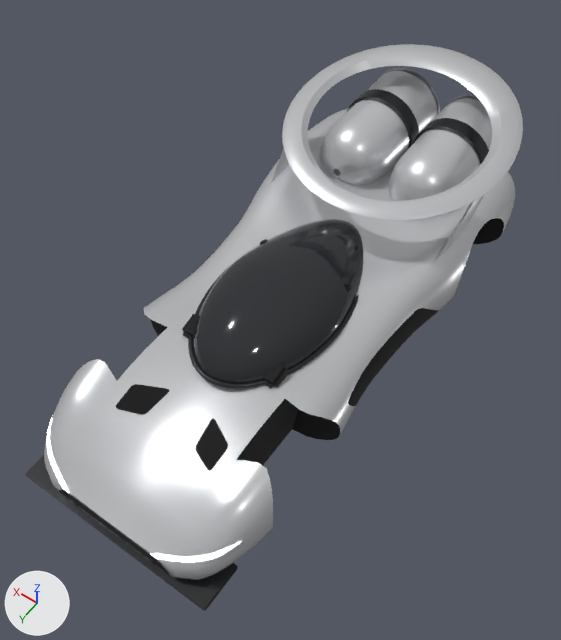
Renders of the Blender file models/source/atlas.blend from each side of a commit.
The view is the same before and after, from a 50 mm camera at (-2.55, 3.88, 6.12) aimed at (-0.09, 0.43, 0.71). Lighting does not change. The marker at lower left points along +X, +Y and +Z. The older version comes first.

Names of what the first picture shows: 'atlas'.
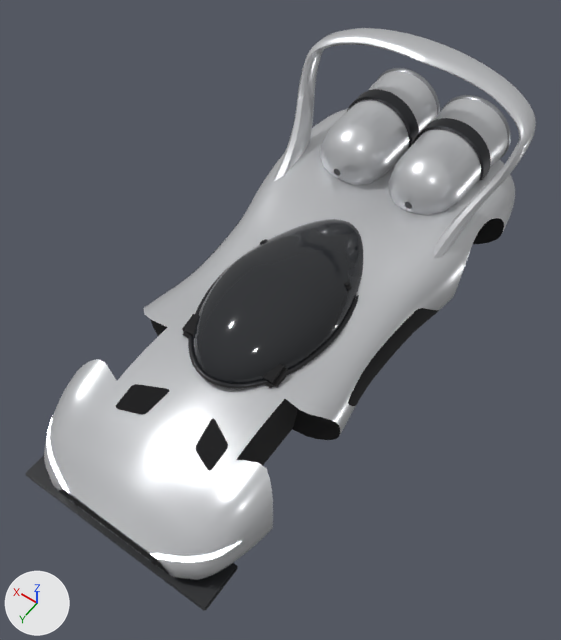
Pixel boxes [x1, y1, x2, y2] of what changed, in the pictures (561 x 640 px):
'atlas', reshaped
    before: [26, 44, 523, 611]
    after: [26, 28, 536, 611]
part 1 of me_body, added
    after: [274, 28, 536, 259]
part 2 of me_body, deleted
    before: [271, 44, 523, 262]

The change, as a list of edits to the scene's bpy script:
```text
Change me_body:
    used by ob_atlas; location = (0.0, 0.0, 0.0)
    remove me_body.from_pydata(...)  # 17745 vertices, 19326 faces; spans x -1.15..1.15, y -2.83..2.67, z 0.09..1.66
    add me_body.from_pydata(...)  # 18264 vertices, 19852 faces; spans x -1.16..1.16, y -2.61..2.67, z 0.09..2.07
    me_body part 1: a new loose piece of 1449 vertices spanning x -1.16..1.16, y -2.22..-0.68, z 0.81..2.07, in mat_paint (light grey #ced0d3)
    me_body part 2: 930 vertices removed from x -1.1..1.1, y -2.83..-0.5, z 0.85..1.66
```
